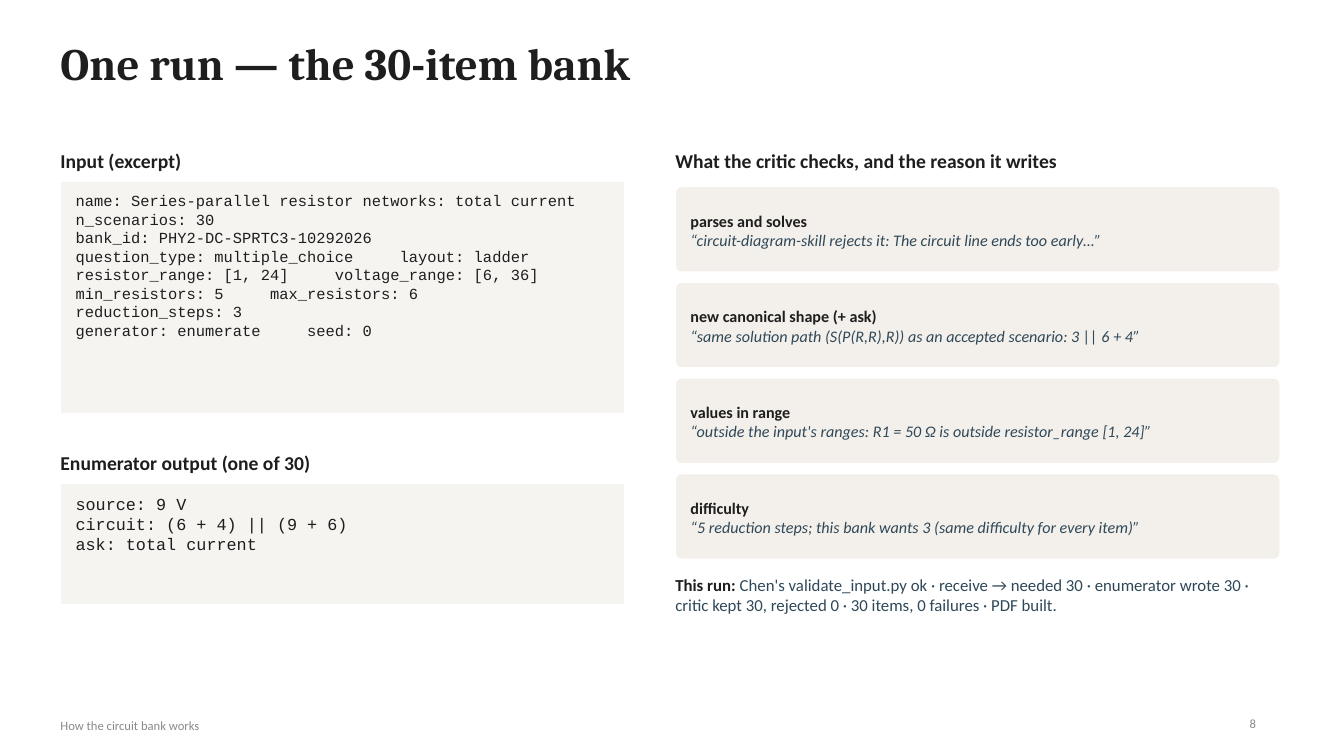
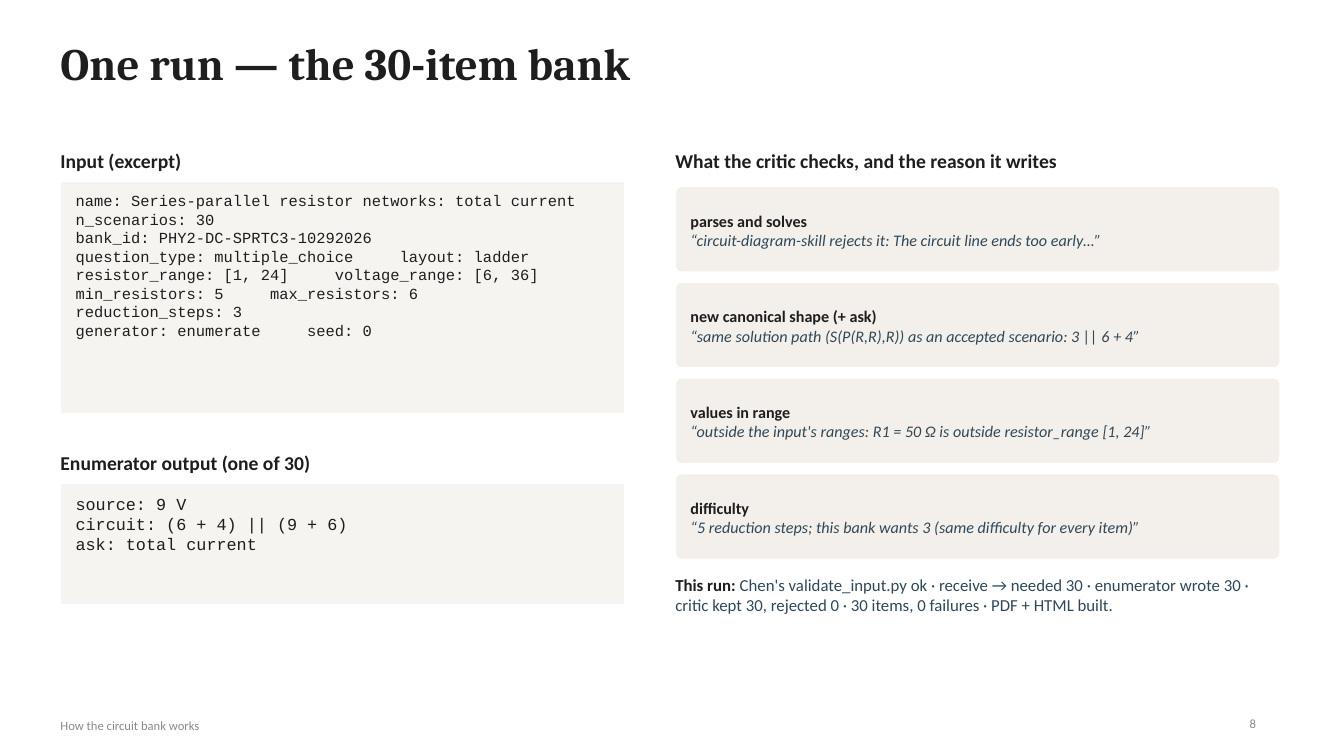
Before and after one commit to myrlaphil/circuit-banks, a slide deck: slide 8 of docs/How-the-circuit-bank-works.pptx. Drawn at 1344x756 pixels with LibreOffice and Linux fonts; fonts in the diff are those of the drawing. Boxes give left, top, right and bottom in pixels: in the first picture for what was removed or moved away, otherwise in the second. Text is boxed around its words. In the diff, an @@ line names an element or a change of style, - is before the commit and + after.

```diff
--- a/docs/How-the-circuit-bank-works.pptx
+++ b/docs/How-the-circuit-bank-works.pptx
@@ text at (675,579,1241,614): text changed @@
-This run: Chen's validate_input.py ok · receive → needed 30 · enumerator wrote 30 · critic kept 30, rejected 0 · 30 items, 0 failures · PDF built.
+This run: Chen's validate_input.py ok · receive → needed 30 · enumerator wrote 30 · critic kept 30, rejected 0 · 30 items, 0 failures · PDF + HTML built.
```
Also in this commit, not shown: 3 other slides changed, 21 other files.
